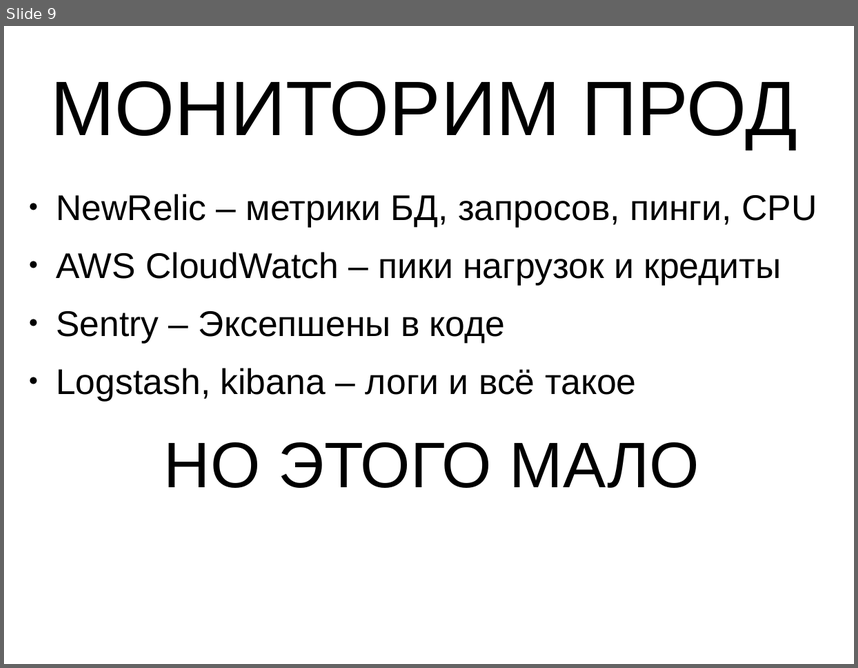
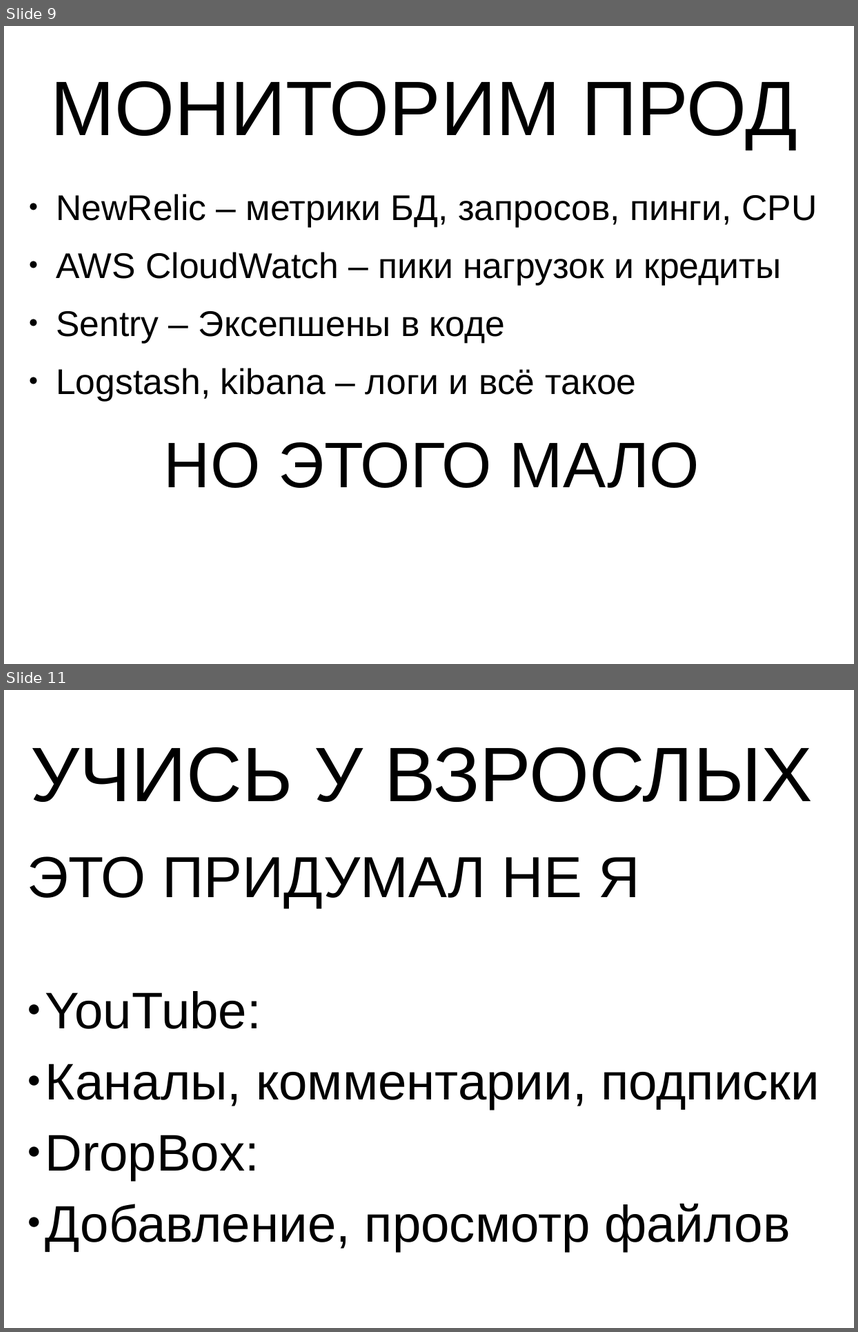
Before and after one commit to valignatev/tdd2017, a slide deck: tddsucks.odp. Shown one above the other, each under a label of ours: slide 9 before the commit, slides 9 and 11 after it; the slides between them are not shown. The pictures are 858x668 and 858x1332 pixels, drawn with LibreOffice and Linux fonts; fonts in the diff are those of the drawing. Boxes give left, top, right and bottom in pixels: in the first picture for what was removed or moved away, otherwise in the second. Text is boxed around its words. In the diff, an @@ line names an element or a change of style, - is before the commit and + after.

```diff
--- a/tddsucks.odp
+++ b/tddsucks.odp
@@ slide 11 added at (4,690,854,1328), background #FFFFFF @@
@@ title added at (31,747,813,802), 72 pt, text #000000 @@
+УЧИСЬ У ВЗРОСЛЫХ
@@ text added at (27,856,820,1251), 48 pt, text #000000 @@
+ЭТО ПРИДУМАЛ НЕ Я
+● YouTube:
+● Каналы, комментарии, подписки
+● DropBox:
+● Добавление, просмотр файлов
```
Also in this commit, not shown: 3 other slides added.
